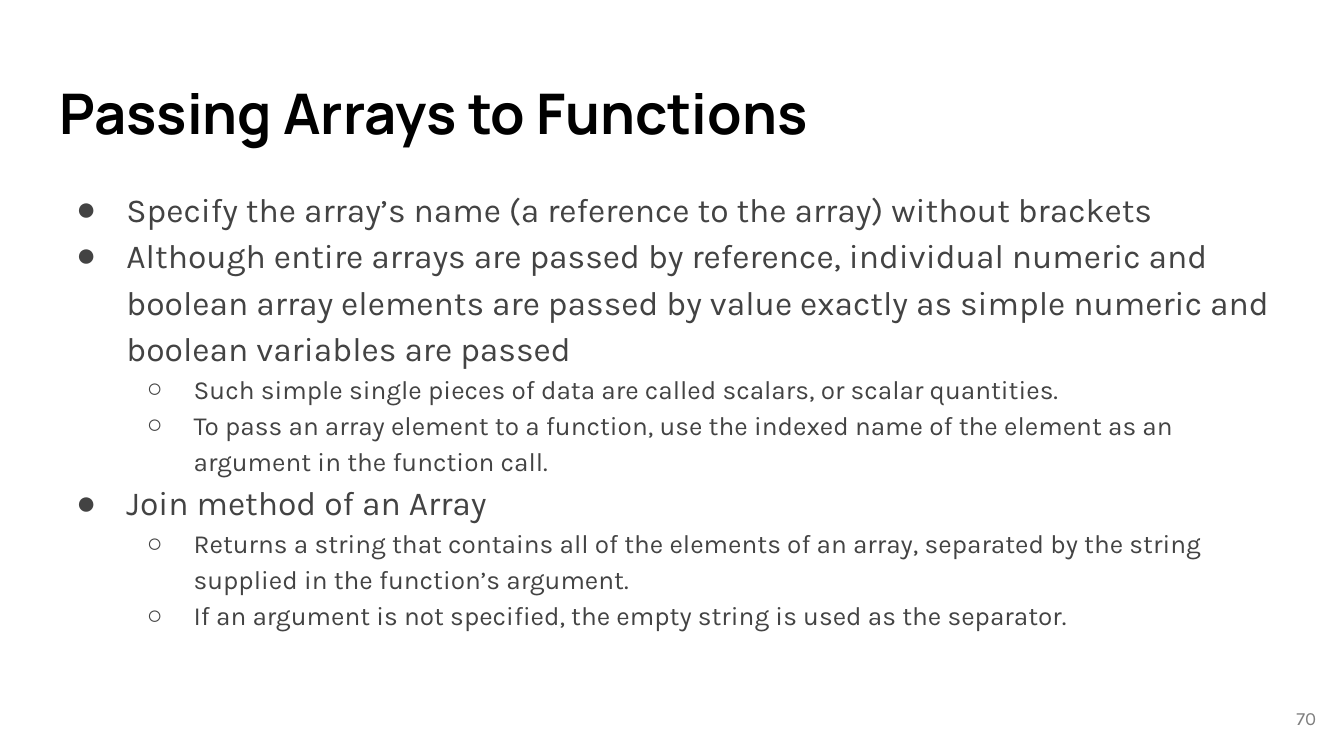
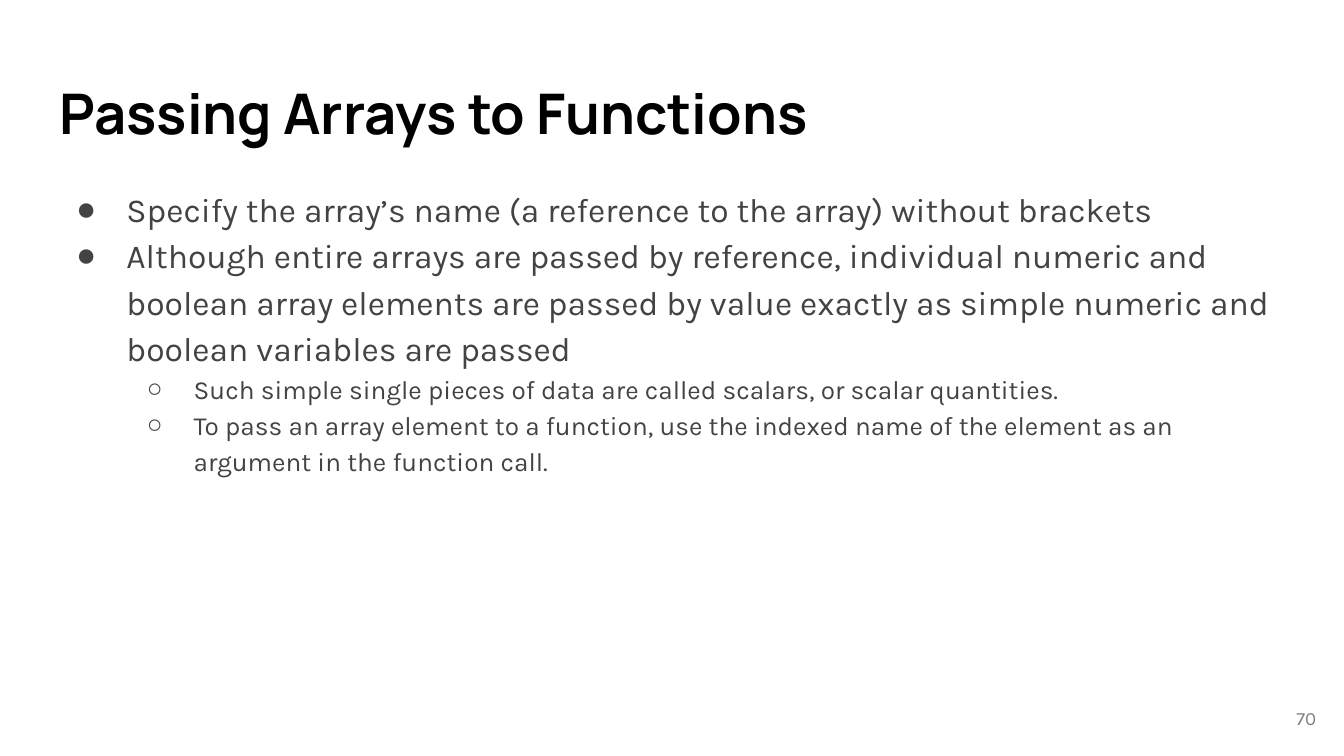
Before and after one commit to lancwyy/WebDev, a slide deck: slide 70 of Lecture_Materials/05-1-Javascript Basics.pptx. Drawn at 1344x756 pixels with LibreOffice and Linux fonts; fonts in the diff are those of the drawing. Boxes give left, top, right and bottom in pixels: in the first picture for what was removed or moved away, otherwise in the second. Text is boxed around its words. In the diff, an @@ line names an element or a change of style, - is before the commit and + after.

```diff
--- a/Lecture_Materials/05-1-Javascript Basics.pptx
+++ b/Lecture_Materials/05-1-Javascript Basics.pptx
@@ text at (126,492,1200,632): paragraphs removed @@
-● Join method of an Array
-  ○ Returns a string that contains all of the elements of an array, separated by the string supplied in the function’s argument.
-  ○ If an argument is not specified, the empty string is used as the separator.
```
Also in this commit, not shown: 15 other slides changed.
